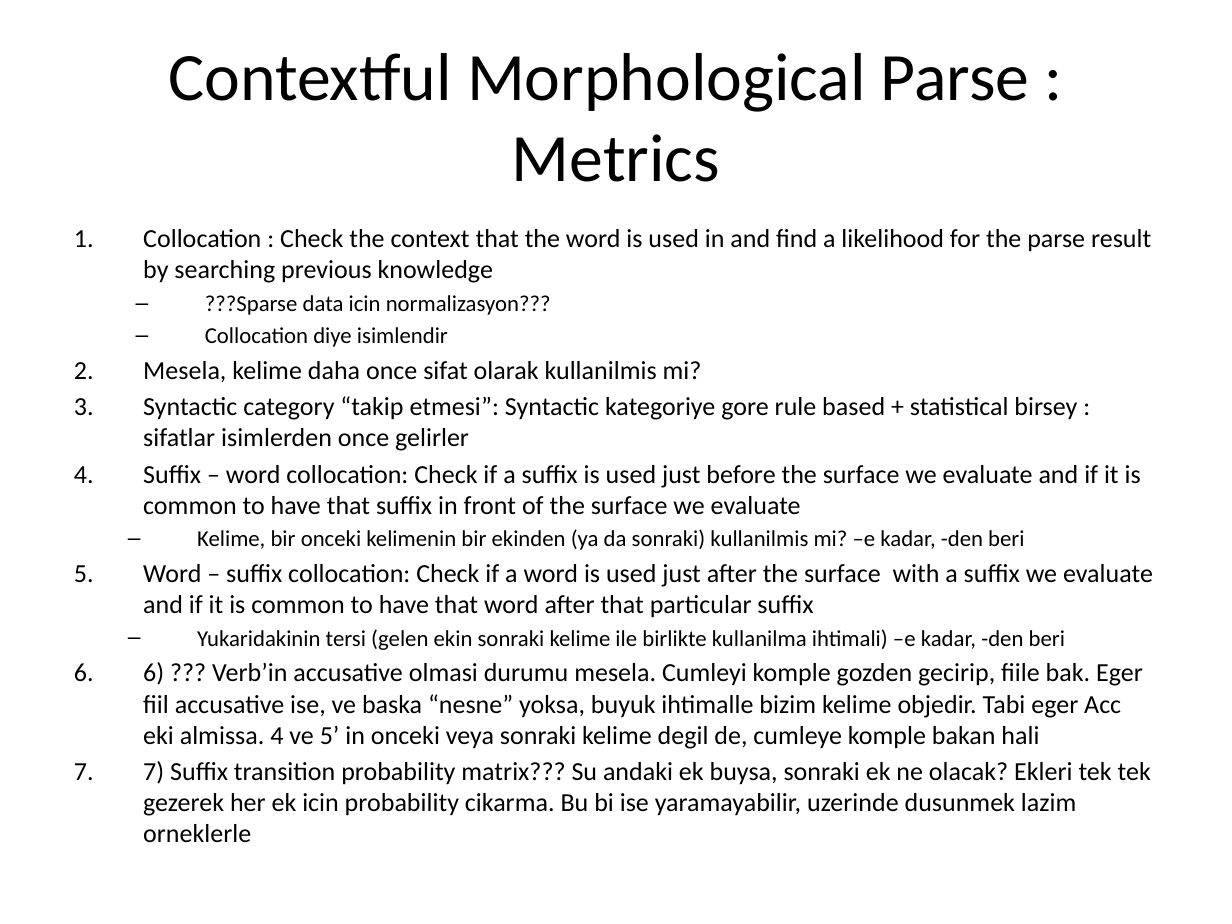
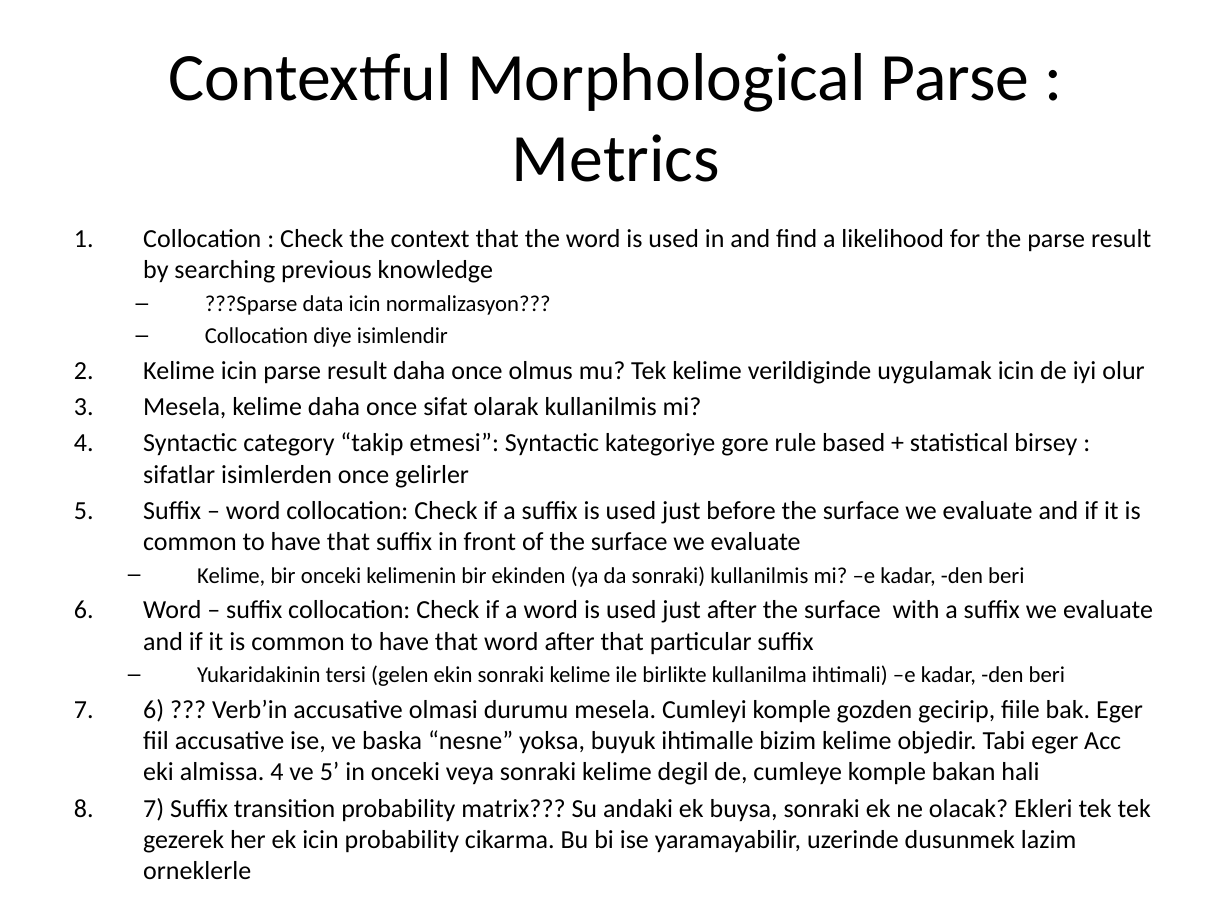
Before and after one commit to aliok/trnltk, a slide deck: slide 29 of scratch/trnltk.pptx. Drawn at 1232x924 pixels with LibreOffice and Linux fonts; fonts in the diff are those of the drawing. Boxes give left, top, right and bottom in pixels: in the first picture for what was removed or moved away, otherwise in the second. Text is boxed around its words. In the diff, an @@ line names an element or a change of style, - is before the commit and + after.

```diff
--- a/scratch/trnltk.pptx
+++ b/scratch/trnltk.pptx
@@ text at [143,361,1144,384]: paragraph added @@
+2. Kelime icin parse result daha once olmus mu? Tek kelime verildiginde uygulamak icin de iyi olur
```
Also in this commit, not shown: 2 other slides changed, 2 slides added.
